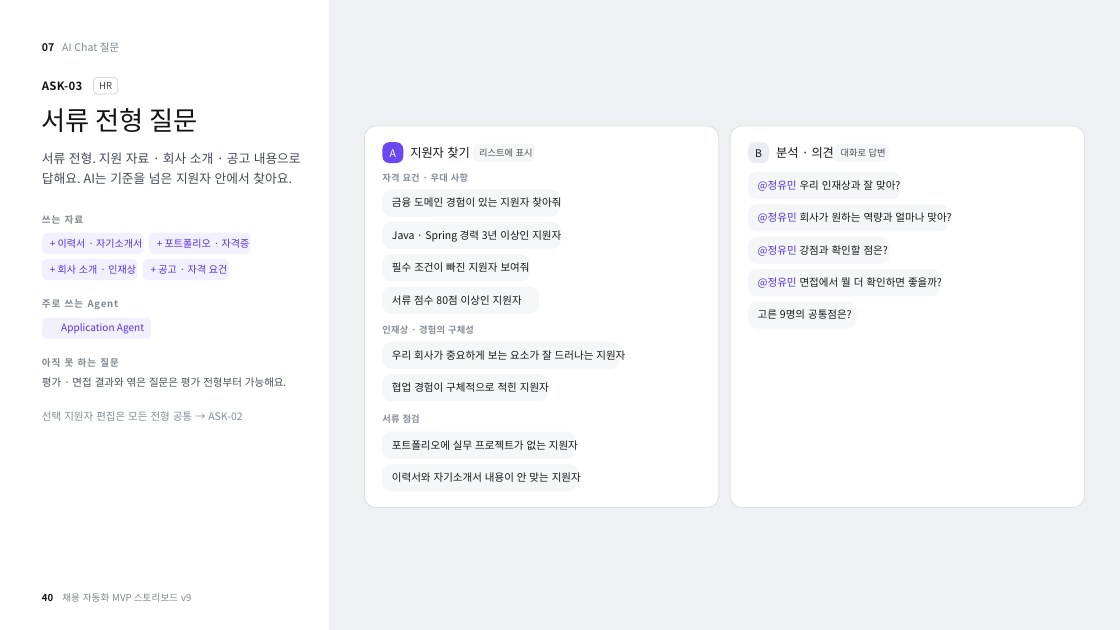
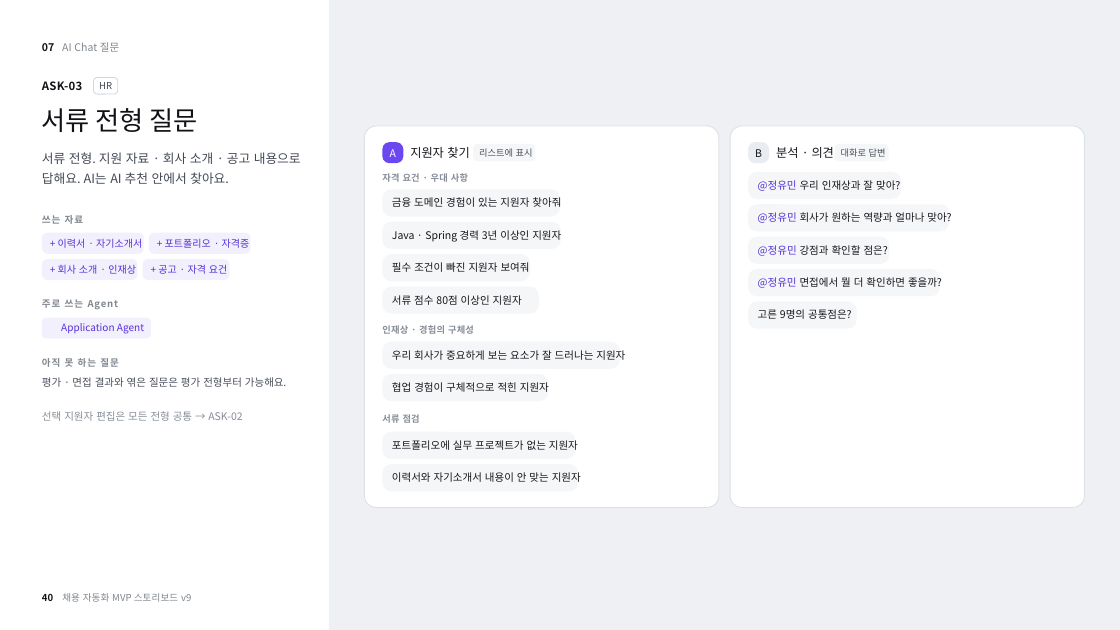
Before and after one commit to HanhwaAIAgent-HireMate/HireMate, a slide deck: slide 40 of output/v9/멀티에이전트 기반 E2E 채용 자동화 MVP 스토리보드 v9.pptx. Drawn at 1120x630 pixels with LibreOffice and Linux fonts; fonts in the diff are those of the drawing; background and template pictures are left out. Boxes give left, top, right and bottom in pixels: in the first picture for what was removed or moved away, otherwise in the second. Text is boxed around its words. In the diff, an @@ line names an element or a change of style, - is before the commit and + after.

```diff
--- a/output/v9/멀티에이전트 기반 E2E 채용 자동화 MVP 스토리보드 v9.pptx
+++ b/output/v9/멀티에이전트 기반 E2E 채용 자동화 MVP 스토리보드 v9.pptx
@@ text at (42,172,229,184): text changed @@
-답해요. AI는 기준을 넘은 지원자 안에서 찾아요.
+답해요. AI는 AI 추천 안에서 찾아요.
```
Also in this commit, not shown: 5 other files.
